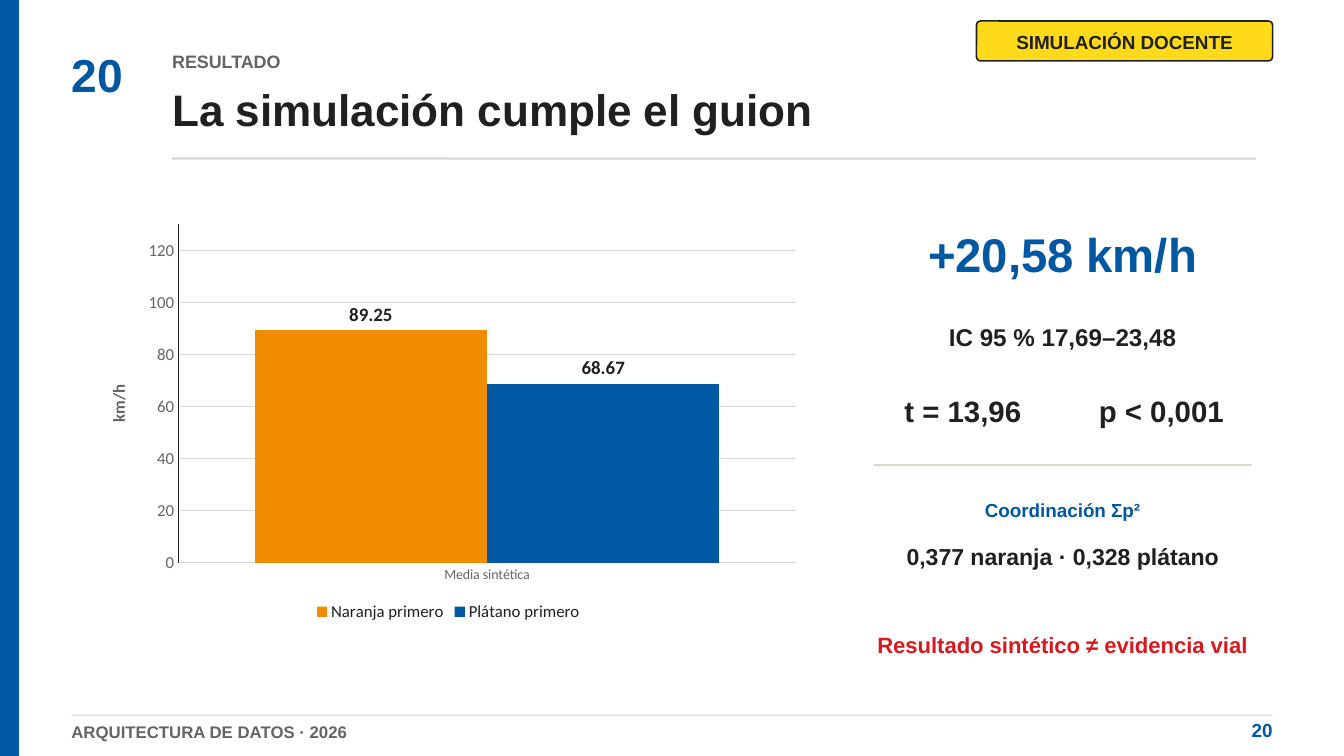
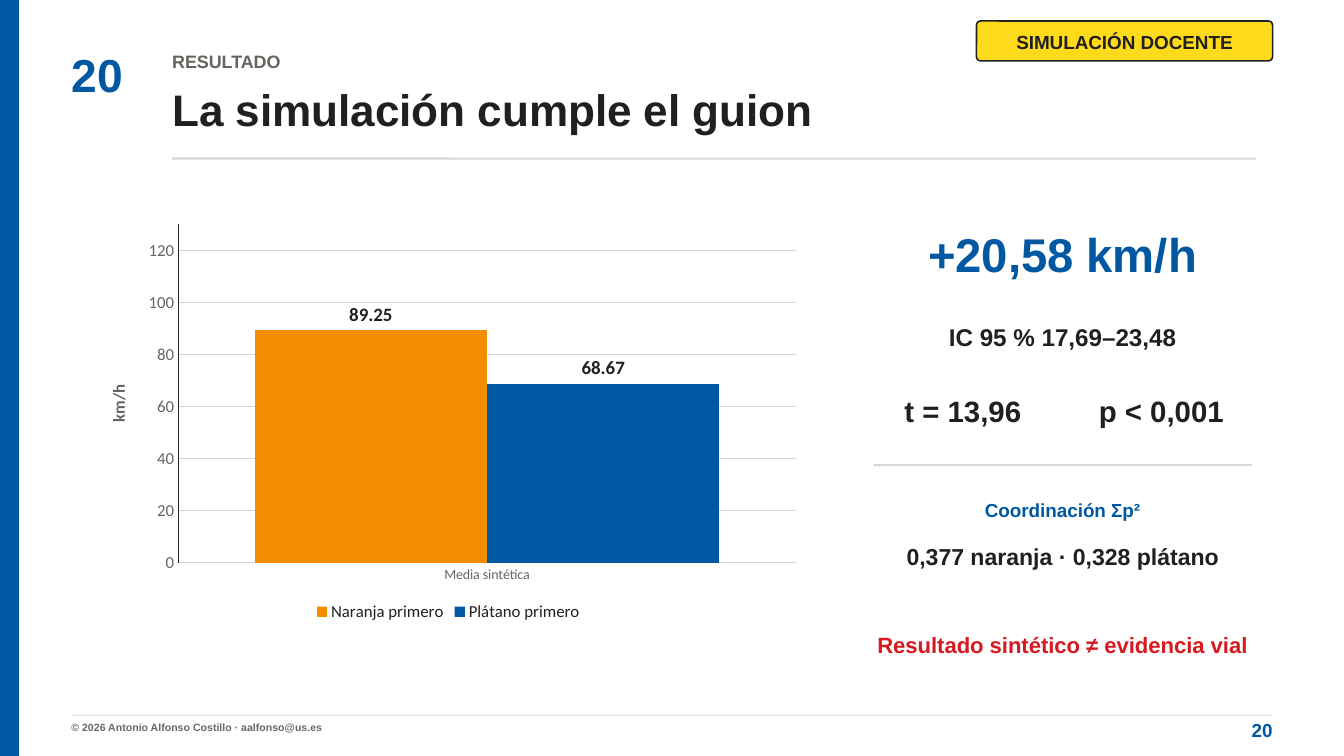
Before and after one commit to Teoriadejuego/arquitectura-datos-python-ciencia-abierta, a slide deck: slide 21 of 00_PRESENTACION/ARQUITECTURA_DATOS_PROYECCION.pptx (slide 20 before the commit). Drawn at 1344x756 pixels with LibreOffice and Linux fonts; fonts in the diff are those of the drawing. Boxes give left, top, right and bottom in pixels: in the first picture for what was removed or moved away, otherwise in the second. Text is boxed around its words. In the diff, an @@ line names an element or a change of style, - is before the commit and + after.

```diff
--- a/00_PRESENTACION/ARQUITECTURA_DATOS_PROYECCION.pptx
+++ b/00_PRESENTACION/ARQUITECTURA_DATOS_PROYECCION.pptx
@@ text at [82,723,322,733]: text changed; size 12 to 7.5 pt; text colour #66645F to #686868 @@
-ARQUITECTURA DE DATOS · 2026
+© 2026 Antonio Alfonso Costillo · aalfonso@us.es
```
Also in this commit, not shown: 20 other slides changed, 3 slides added, 11 other files.
